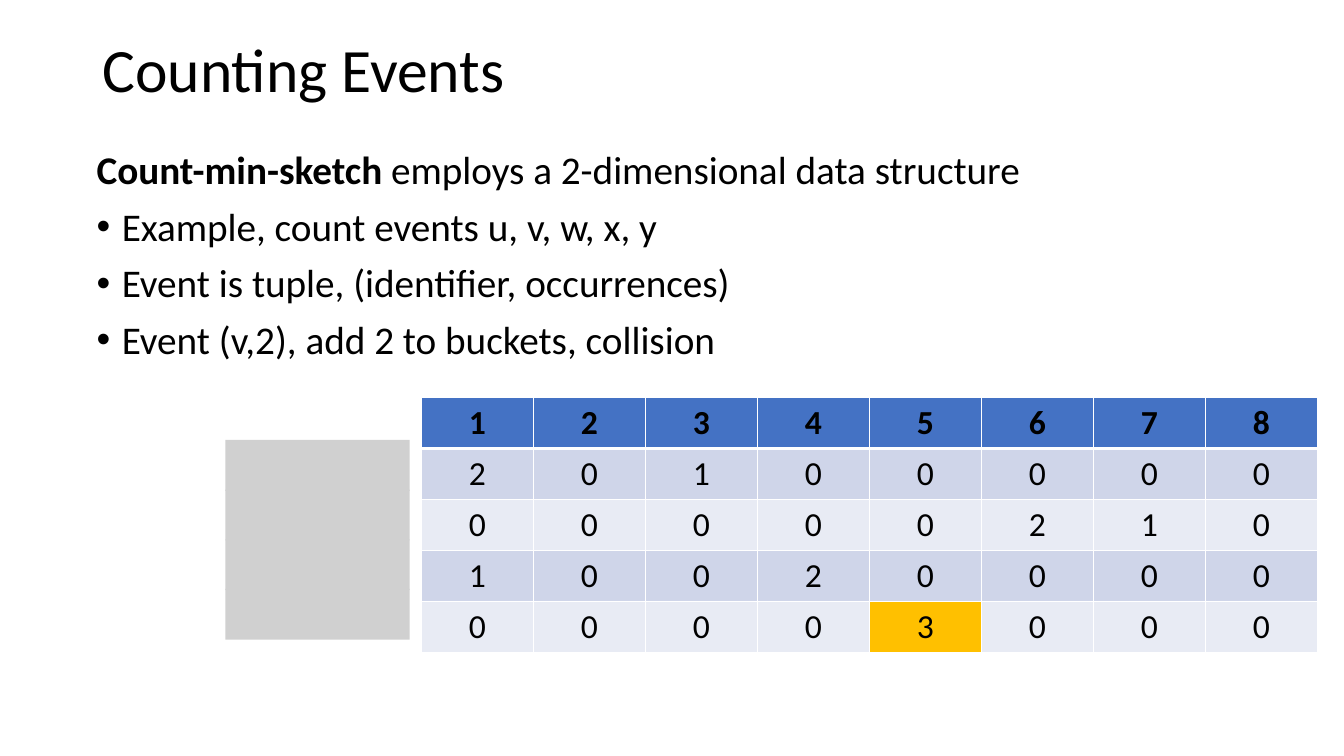
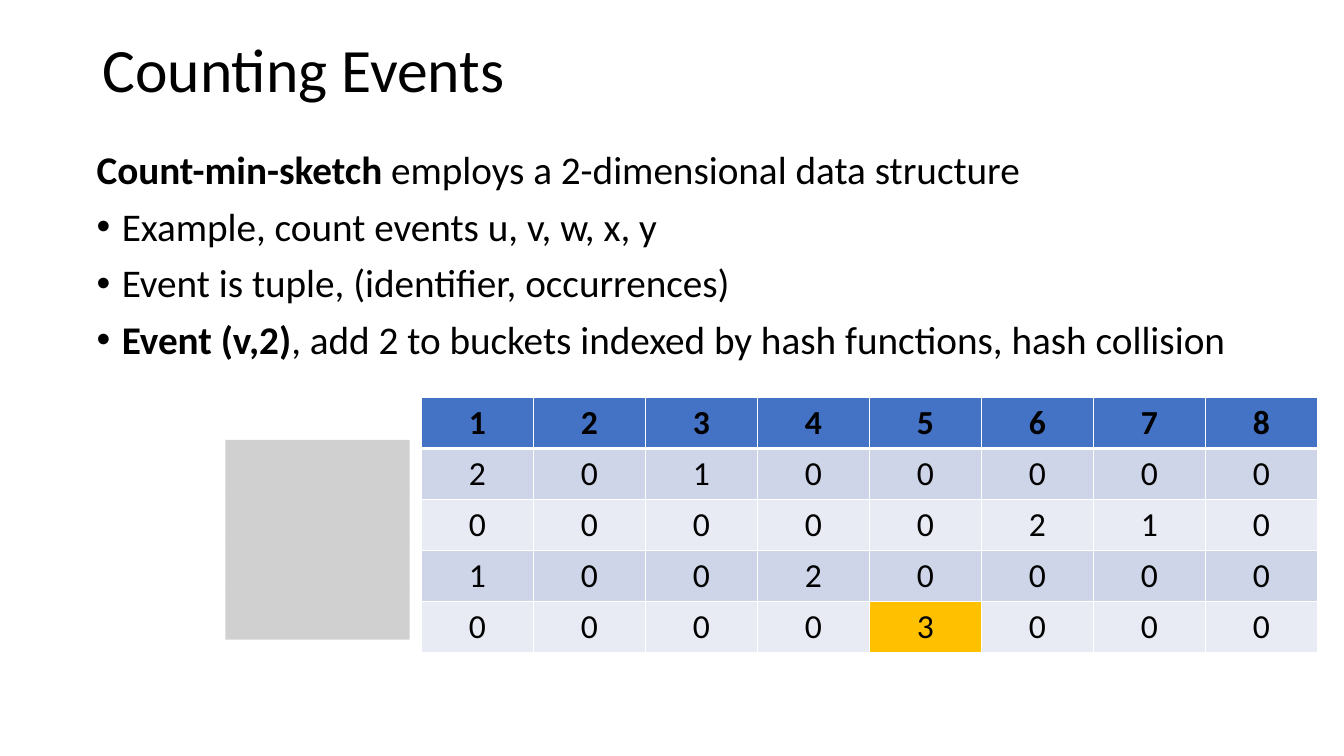
Before and after one commit to StephenElston/CSCI-E-108, a slide deck: slide 50 of slides/3_StreamingAnalytics.pptx (slide 48 before the commit). Drawn at 1344x756 pixels with LibreOffice and Linux fonts; fonts in the diff are those of the drawing; grey boxes stand for pictures. Boxes give left, top, right and bottom in pixels: in the first picture for what was removed or moved away, otherwise in the second. Text is boxed around its words. In the diff, an @@ line names an element or a change of style, - is before the commit and + after.

```diff
--- a/slides/3_StreamingAnalytics.pptx
+++ b/slides/3_StreamingAnalytics.pptx
@@ text at <box>122,325,1225,361</box>: text changed @@
-• Event (v,2), add 2 to buckets, collision
+• Event (v,2), add 2 to buckets indexed by hash functions, hash collision
```
Also in this commit, not shown: 7 other slides changed, 5 slides added.
